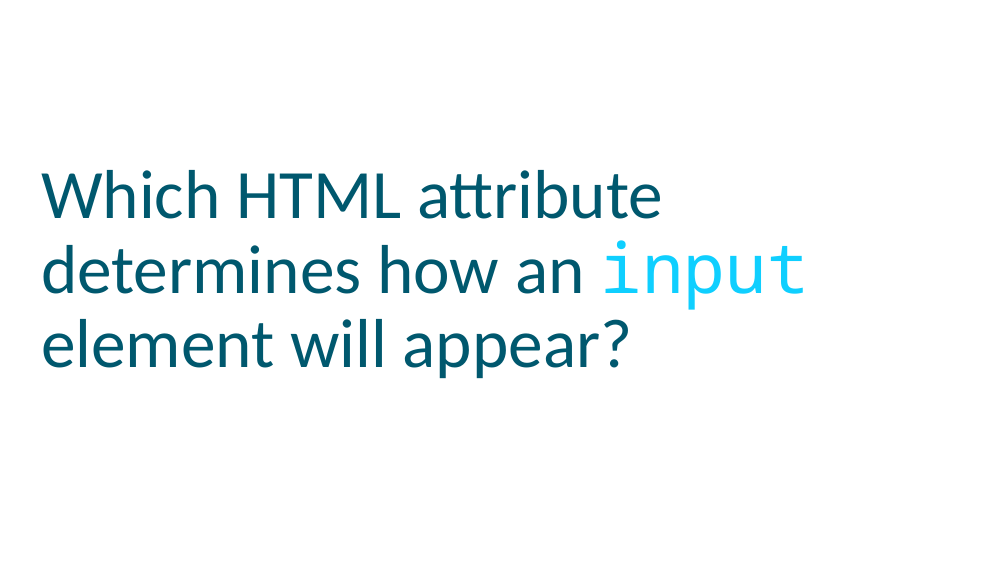
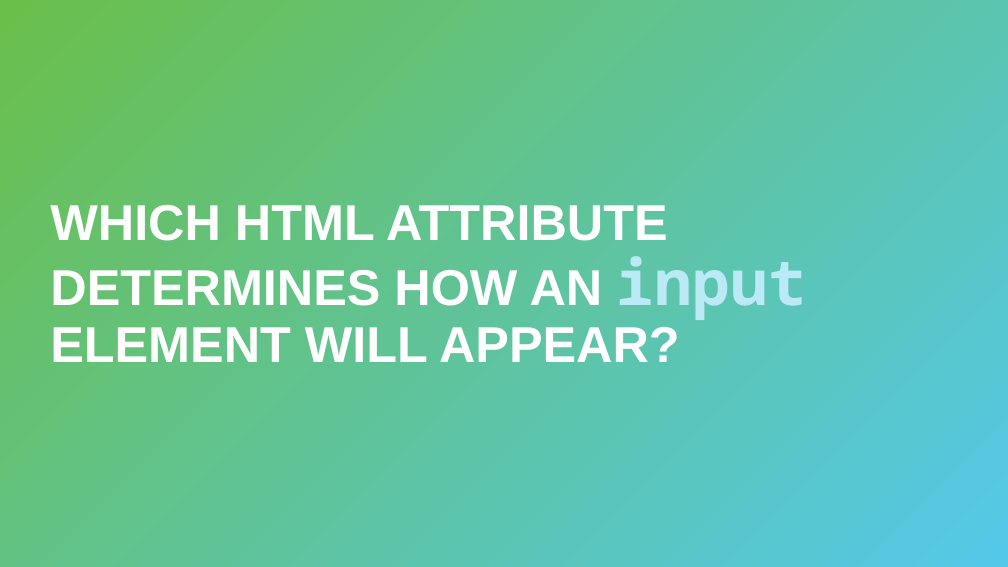
Before and after one commit to hytechclub/web-101, a slide deck: slide 16 of Week10/ReviewGame.pptx. Drawn at 1008x567 pixels with LibreOffice and Linux fonts; fonts in the diff are those of the drawing; background and template pictures are left out. Boxes give left, top, right and bottom in pixels: in the first picture for what was removed or moved away, otherwise in the second. Text is boxed around its words. In the diff, an @@ line names an element or a change of style, - is before the commit and + after.

```diff
--- a/Week10/ReviewGame.pptx
+++ b/Week10/ReviewGame.pptx
@@ rectangle added at <box>0,0,1008,567</box>, fill gradient #6ABF4B to #54C8E8 @@
@@ title at <box>50,205,806,362</box>: text changed; size 66 to 48 pt; font Calibri to Arial; text colour #00586E to #FFFFFF; bold on @@
-Which HTML attribute determines how an input element will appear?
+WHICH HTML ATTRIBUTE DETERMINES HOW AN input ELEMENT WILL APPEAR?
@@ title "WHICH HTML ATTRIBUTE DETERMINES HOW ..." at <box>50,205,806,362</box>: vertical alignment top to middle @@
```
Also in this commit, not shown: 21 other slides changed.
